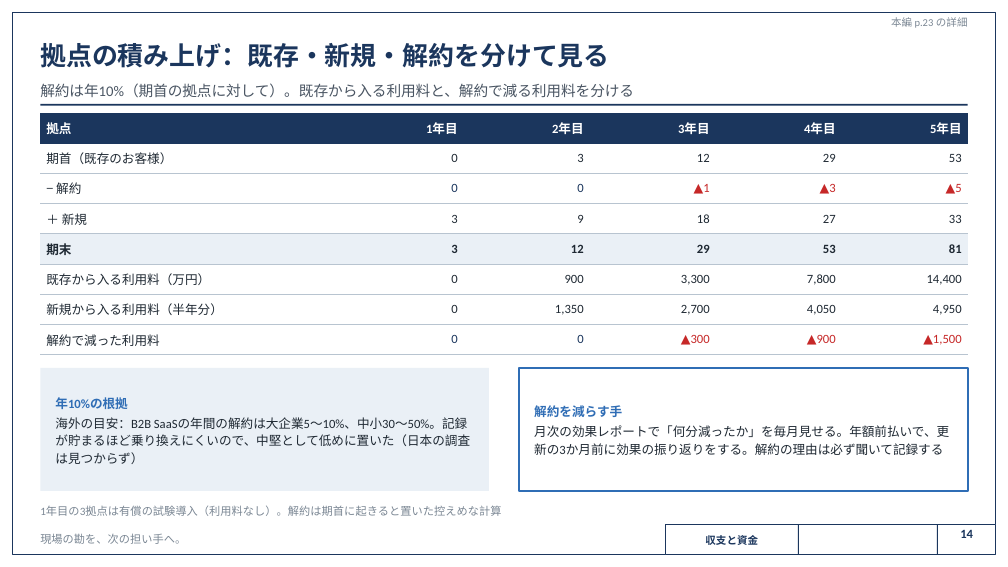
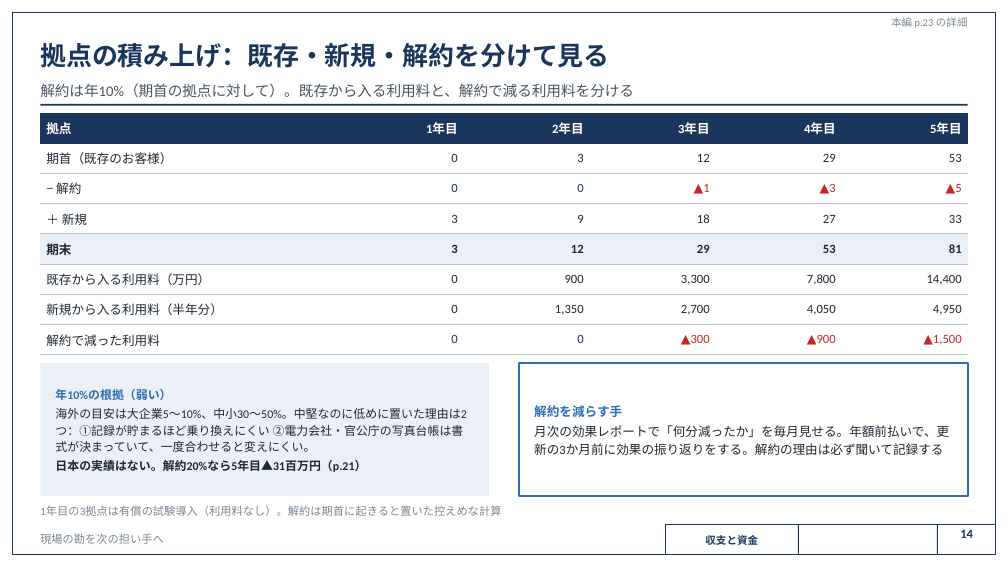
Before and after one commit to SEITOSHIKI/-ai-commute-audio-, a slide deck: slide 14 of deck/カンツギ_事業計画書_計算詳細版.pptx. Drawn at 1008x567 pixels with LibreOffice and Linux fonts; fonts in the diff are those of the drawing; background and template pictures are left out. Boxes give left, top, right and bottom in pixels: in the first picture for what was removed or moved away, otherwise in the second. Text is boxed around its words. In the diff, an @@ line names an element or a change of style, - is before the commit and + after.

```diff
--- a/deck/カンツギ_事業計画書_計算詳細版.pptx
+++ b/deck/カンツギ_事業計画書_計算詳細版.pptx
@@ rectangle: place and size @@
-rectangle at <box>40,368,489,491</box>
+rectangle at <box>40,363,489,496</box>
@@ text at <box>55,389,466,472</box>: text changed; size 9 to 8.5 pt @@
-年10%の根拠
-海外の目安：B2B SaaSの年間の解約は大企業5〜10%、中小30〜50%。記録が貯まるほど乗り換えにくいので、中堅として低めに置いた（日本の調査は見つからず）
+年10%の根拠（弱い）
+海外の目安は大企業5〜10%、中小30〜50%。中堅なのに低めに置いた理由は2つ：①記録が貯まるほど乗り換えにくい ②電力会社・官公庁の写真台帳は書式が決まっていて、一度合わせると変えにくい。
+日本の実績はない。解約20%なら5年目▲31百万円（p.21）
@@ rectangle: place and size @@
-rectangle at <box>519,368,968,491</box>
+rectangle at <box>519,363,968,496</box>
@@ text at <box>40,534,164,544</box>: text changed @@
-現場の勘を、次の担い手へ。
+現場の勘を次の担い手へ
```
Also in this commit, not shown: 30 other slides changed, 34 other files.
